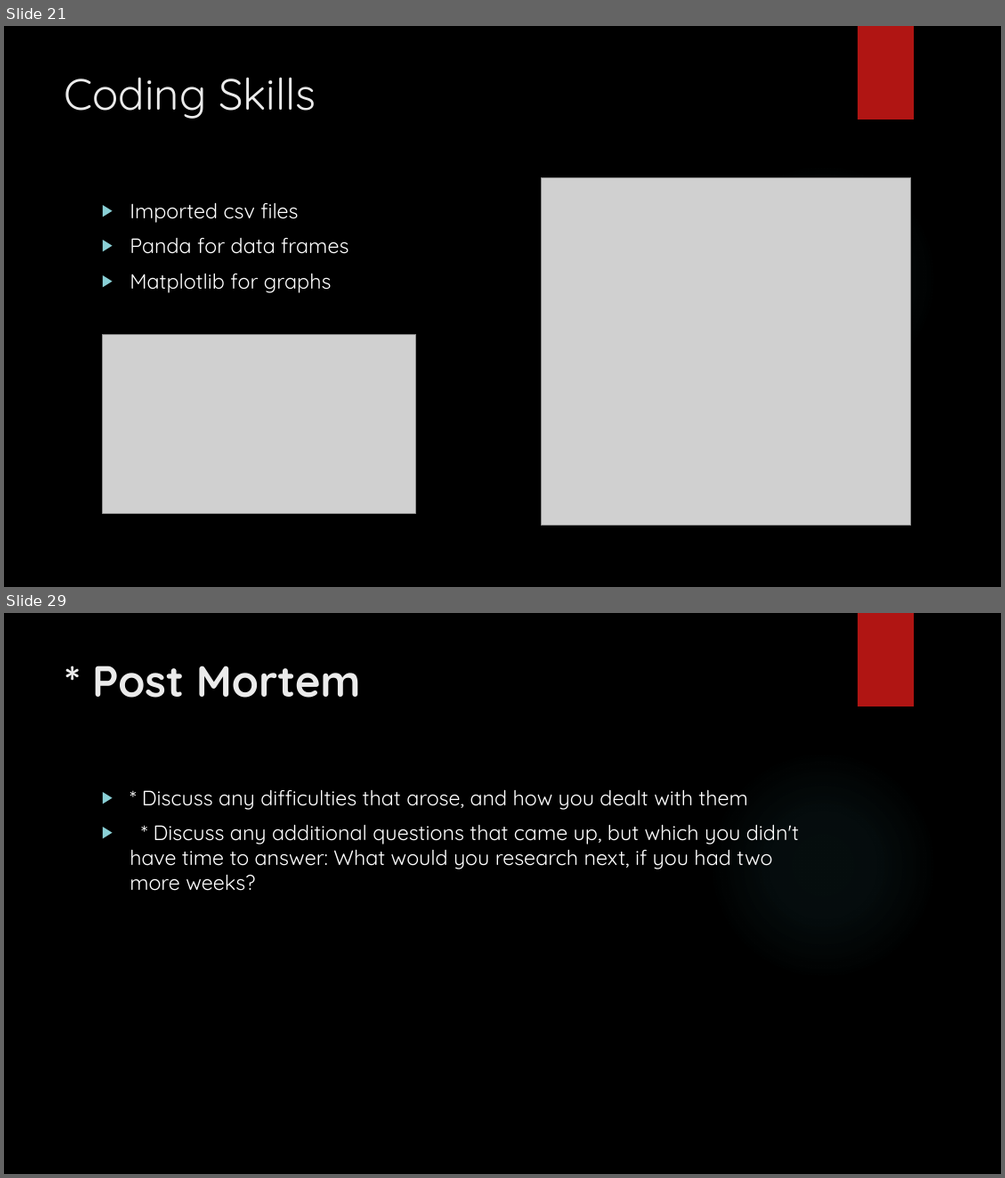
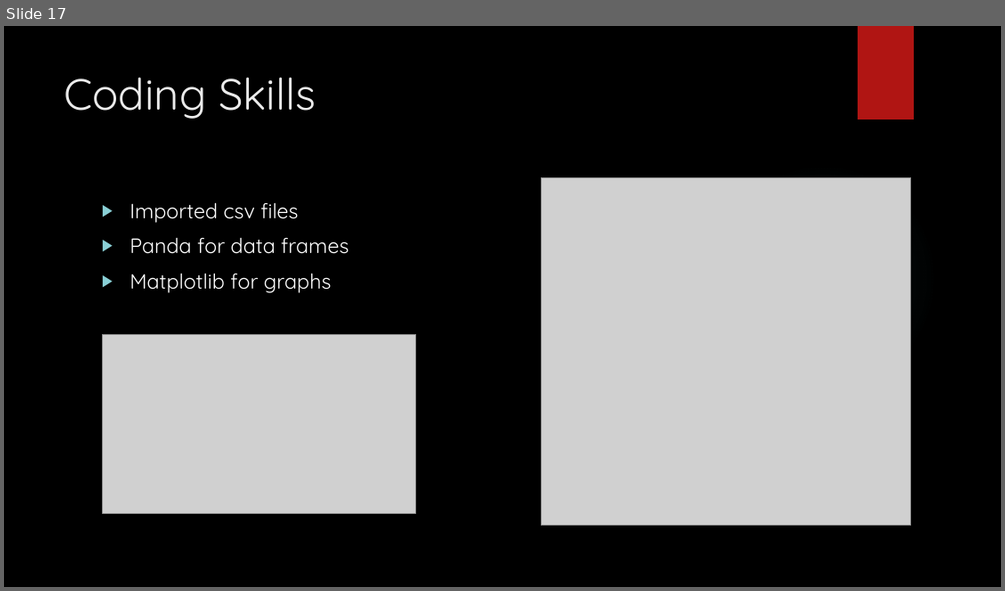
Before and after one commit to chinosamg/Cinco, a slide deck: Team Cinco.pptx. Shown one above the other, each under a label of ours: slides 21 and 29 before the commit, slide 17 after it; the slides between them are not shown. The pictures are 1005x1178 and 1005x591 pixels, drawn with LibreOffice and Linux fonts; fonts in the diff are those of the drawing; grey boxes stand for pictures; background and template pictures are left out. Boxes give left, top, right and bottom in pixels: in the first picture for what was removed or moved away, otherwise in the second. Text is boxed around its words. In the diff, an @@ line names an element or a change of style, - is before the commit and + after.

```diff
--- a/Team Cinco.pptx
+++ b/Team Cinco.pptx
@@ slide 29 removed at bbox=[4, 613, 1001, 1174], background picture (left out); not listed: 2 template elements that a slide beside it also shows @@
@@ title removed at bbox=[92, 666, 361, 698] @@
-* Post Mortem
@@ text removed at bbox=[129, 789, 799, 891] @@
-▶ * Discuss any difficulties that arose, and how you dealt with them
-▶ * Discuss any additional questions that came up, but which you didn't have time to answer: What would you research next, if you had two more weeks?
@@ what was slide 21 is now slide 17 @@
```
Also in this commit, not shown: 2 slides changed, 11 other slides removed.
